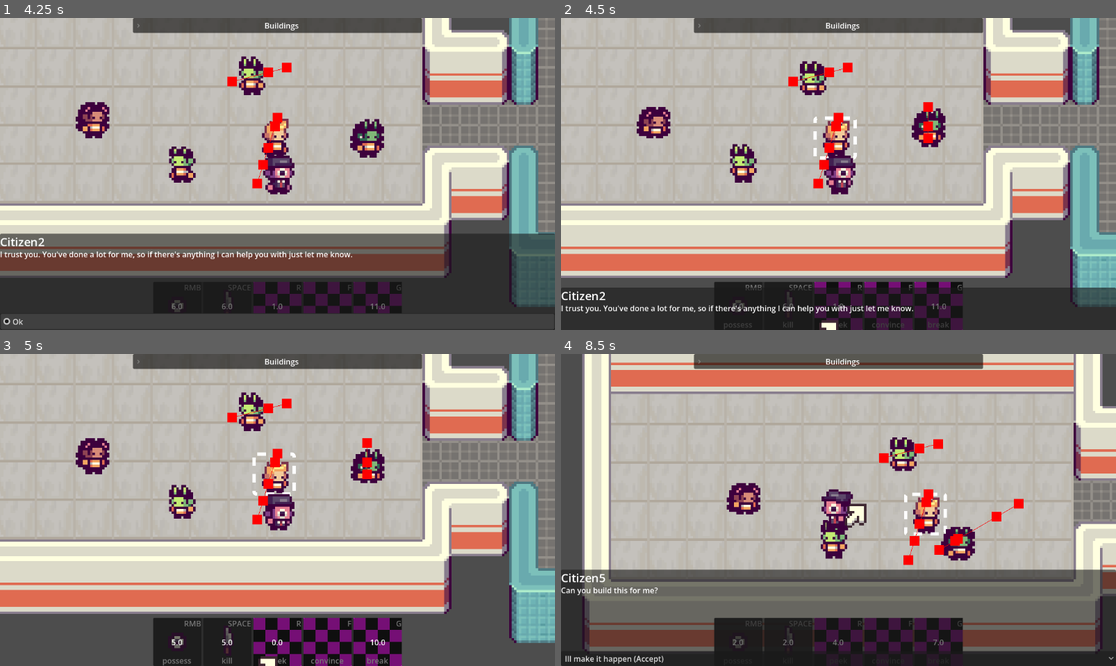
Above: before the commit, frames 1-4 (two rows, left to right).
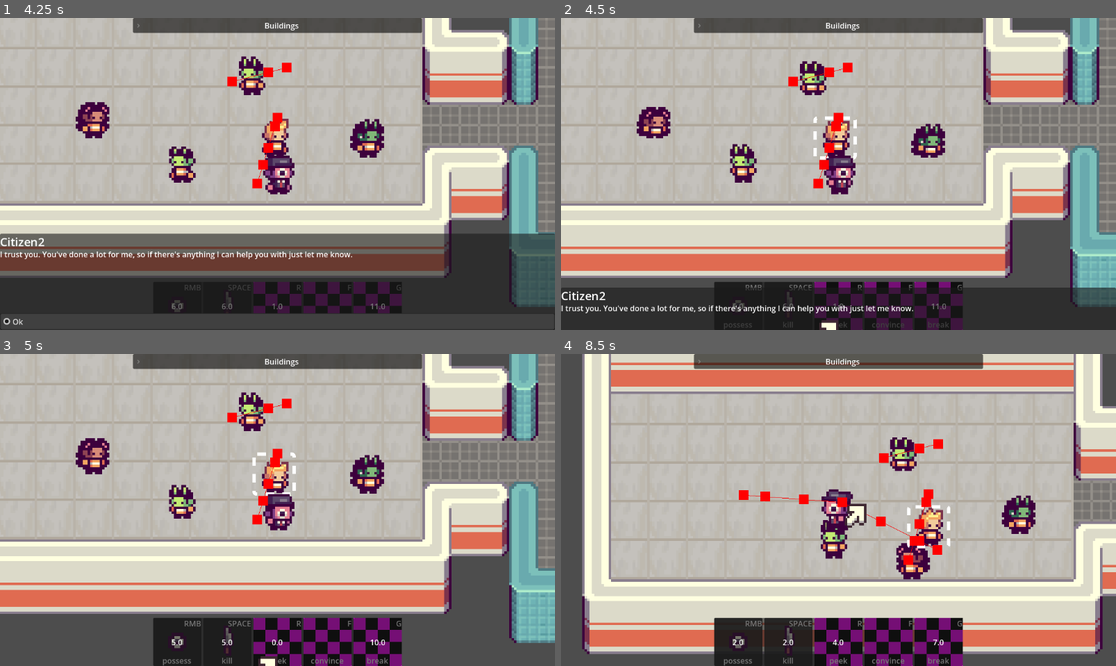
Above: after the commit, the same moments.

Repository: EEGAR1/summer-game-jam
Game: Godot game, scene res://scenes/main.tscn
The game is run twice, just before and just after one commit, with the same random seed, the same clock (stepped at 60 frames per second) and the same inputs. The engine's default icon, where the game draws it, is replaced by a stand-in: a white triangle on a blue panel in a dark square.
Inputs (mouse positions are in pixels of both pictures, inside the frame that each line leads up to):
- Up to frame 1 (4.25 s): move the mouse to (177, 205) at 0.52 s; hold D (move_right) 0.53-1.25 s; tap G (break) at 0.6 s; click "Ill make it happen (Accept)" at 1.25 s; click "Ill make it happen (Accept)" at 2 s; move the mouse to (233, 248) at 2.77 s; hold S (move_down) 2.78-3.5 s; tap F (convince) at 2.85 s; click "Ok" at 3.5 s
- Up to frame 2 (4.5 s): click "Ok" at 4.25 s
- Up to frame 3 (5 s): no input
- Up to frame 4 (8.5 s): move the mouse to (816, 410) at 5.02 s; press the mouse at (816, 410) at 5.03 s; hold D (move_right) 5.03-5.78 s; move the mouse to (666, 500) at 5.77 s; release the mouse at (666, 500) at 5.78 s; hold W (move_up) 5.78-6.53 s; right-click (666, 500) at 5.85 s; move the mouse to (777, 581) at 6.52 s; hold R (peek) 6.53-7.28 s; hold A (move_left) 6.53-8.03 s; move the mouse to (672, 463) at 7.27 s; tap G (break) at 7.35 s; move the mouse to (866, 510) at 8.02 s; hold S (move_down) from 8.03 s (still down); tap F (convince) at 8.1 s

Frame 1 is identical in both runs. In frame 2, 0.8% of the frame differs, in the area x 63-70%, y 26-45%; in frame 3, 0.6%; in frame 4, 30%, in the area x 0-100%, y 41-100%.

Commit message:
Bed Building

Diff:
--- /dev/null
+++ b/scenes/buildings/bed.tscn
@@ -0,0 +1,22 @@
+[gd_scene format=3 uid="uid://ysjk7x1ndl35"]
+
+[ext_resource type="PackedScene" uid="uid://bp32hw1hxcqfr" path="res://scenes/classes/building.tscn" id="1_mdnvq"]
+[ext_resource type="Script" uid="uid://y1hfk7wlh8c7" path="res://scripts/bed.gd" id="2_1s0ve"]
+[ext_resource type="Texture2D" uid="uid://bhh3hln671c6p" path="res://art/environment/placeable/bed.png" id="3_mdnvq"]
+[ext_resource type="PackedScene" uid="uid://drowwofke7tsu" path="res://scenes/prefab/idle_poi.tscn" id="4_1s0ve"]
+
+[sub_resource type="RectangleShape2D" id="RectangleShape2D_s6apu"]
+size = Vector2(22, 38)
+
+[node name="Building" unique_id=1116943181 instance=ExtResource("1_mdnvq")]
+script = ExtResource("2_1s0ve")
+
+[node name="Sprite2D" type="Sprite2D" parent="." index="0" unique_id=307647074]
+z_index = -1
+texture = ExtResource("3_mdnvq")
+region_rect = Rect2(144, 21, 48, 26)
+
+[node name="CollisionShape2D" type="CollisionShape2D" parent="." index="1" unique_id=1513177027]
+shape = SubResource("RectangleShape2D_s6apu")
+
+[node name="IdlePOI" parent="." index="2" unique_id=1156854468 instance=ExtResource("4_1s0ve")]
--- a/scenes/main.tscn
+++ b/scenes/main.tscn
@@ -5,19 +5,19 @@
 [ext_resource type="PackedScene" uid="uid://ddk8ynb2tv0kp" path="res://scenes/buildings/o2_tank.tscn" id="1_yq6so"]
 [ext_resource type="Script" uid="uid://by1ivnn4xx2on" path="res://scripts/camera.gd" id="2_tipki"]
 [ext_resource type="TileSet" uid="uid://kwxb77qdlh54" path="res://art/environment/wall_tiles.tres" id="3_85g3d"]
-[ext_resource type="Texture2D" uid="uid://bejrd43fj3mc4" path="res://art/environment/floor tileset.png" id="3_choun"]
+[ext_resource type="Texture2D" uid="uid://d3l3y0jl65ejl" path="res://art/environment/floor tileset.png" id="3_choun"]
 [ext_resource type="Script" uid="uid://ci44xjqb0n1e" path="res://scripts/control_item_label.gd" id="3_og1vs"]
 [ext_resource type="Script" uid="uid://btahd0w4pgoqa" path="res://scripts/selection_area.gd" id="3_tbgi4"]
 [ext_resource type="Script" uid="uid://b3dt00h7p3v3u" path="res://scripts/h_box_container.gd" id="4_a8y0u"]
 [ext_resource type="Script" uid="uid://cqn63i022vfcq" path="res://scripts/mouse.gd" id="5_tbgi4"]
-[ext_resource type="Script" uid="uid://cvrw3024dw4cg" path="res://scripts/idle_poi.gd" id="6_tefeu"]
 [ext_resource type="Script" uid="uid://caet6q8mstv22" path="res://scripts/dialog.gd" id="7_2wyq8"]
 [ext_resource type="Script" uid="uid://def3uoeey2wqk" path="res://scripts/player.gd" id="7_o6xl0"]
 [ext_resource type="Script" uid="uid://dywrxyfs38mlo" path="res://scripts/foldable_container.gd" id="8_dgi5k"]
 [ext_resource type="Texture2D" uid="uid://bq7eb0qibadev" path="res://ui/mouse.png" id="8_ya4ey"]
-[ext_resource type="PackedScene" uid="uid://bydn80p3fracr" path="res://scenes/classes/get_building_button.tscn" id="9_5q0nq"]
+[ext_resource type="PackedScene" uid="uid://d3nujmbyie2x6" path="res://scenes/classes/get_building_button.tscn" id="9_5q0nq"]
 [ext_resource type="SpriteFrames" uid="uid://bphy573855qul" path="res://art/people/player.tres" id="10_choun"]
 [ext_resource type="PackedScene" uid="uid://d1i8a0emugm8w" path="res://scenes/buildings/test_building.tscn" id="10_dgi5k"]
+[ext_resource type="PackedScene" uid="uid://ysjk7x1ndl35" path="res://scenes/buildings/bed.tscn" id="12_dgi5k"]
 [ext_resource type="Script" uid="uid://7mfn1wk30sl3" path="res://scripts/victory.gd" id="13_dp3eg"]
 [ext_resource type="Script" uid="uid://chcoro0otf857" path="res://scripts/items_manager.gd" id="13_muem4"]
 [ext_resource type="Script" uid="uid://yena36rmjeot" path="res://scripts/possess_item.gd" id="13_trceg"]
@@ -489,6 +489,11 @@
 target_building = ExtResource("1_yq6so")
 building_name = "O2 Tank"
 
+[node name="GetBuildingButton3" parent="UI/Window/HBoxContainer/VBoxContainer/FoldableContainer/HBoxContainer/GridContainer" unique_id=1095447016 instance=ExtResource("9_5q0nq")]
+layout_mode = 2
+target_building = ExtResource("12_dgi5k")
+building_name = "Bed"
+
 [node name="Citizen" parent="." unique_id=1228245065 instance=ExtResource("1_tbgi4")]
 position = Vector2(-41, 13)
 
@@ -525,14 +530,6 @@
 
 [node name="CollisionShape2D" type="CollisionShape2D" parent="SelectionArea" unique_id=866812360]
 shape = SubResource("RectangleShape2D_lquwl")
-
-[node name="IdlePOI" type="Node2D" parent="." unique_id=1171669346]
-position = Vector2(73, -26)
-script = ExtResource("6_tefeu")
-
-[node name="IdlePOI2" type="Node2D" parent="." unique_id=928350365]
-position = Vector2(73, 8)
-script = ExtResource("6_tefeu")
 
 [node name="Player" type="CharacterBody2D" parent="." unique_id=1447796050]
 collision_layer = 4
--- /dev/null
+++ b/scenes/prefab/idle_poi.tscn
@@ -0,0 +1,6 @@
+[gd_scene format=3 uid="uid://drowwofke7tsu"]
+
+[ext_resource type="Script" uid="uid://cvrw3024dw4cg" path="res://scripts/idle_poi.gd" id="1_76oxy"]
+
+[node name="IdlePOI" type="Node2D" unique_id=1156854468]
+script = ExtResource("1_76oxy")
--- /dev/null
+++ b/scripts/bed.gd
@@ -0,0 +1,8 @@
+extends Building
+
+@onready var idle_poi: IdlePOI = $IdlePOI
+
+func _process(delta: float) -> void:
+	building_process(delta)
+
+	idle_poi.enabled = current_state == Building.STATE.BUILT
--- a/scripts/idle_poi.gd
+++ b/scripts/idle_poi.gd
@@ -1,4 +1,13 @@
 class_name IdlePOI extends Node2D
 
+@export var enabled := true :
+	set(value):
+		if value:
+			if not self in Globals.idle_pois:
+				Globals.idle_pois.append(self)
+		else:
+			if self in Globals.idle_pois:
+				Globals.idle_pois.remove_at(Globals.idle_pois.find(self))
+
 func _ready() -> void:
-	Globals.idle_pois.append(self)
+	if enabled:	enabled = true
Not shown: 1 places in art/environment/wall_tiles.tres that only renumber resources
Not shown: 1 places in art/people/player.tres that only renumber resources
Not shown, added: scripts/bed.gd.uid
